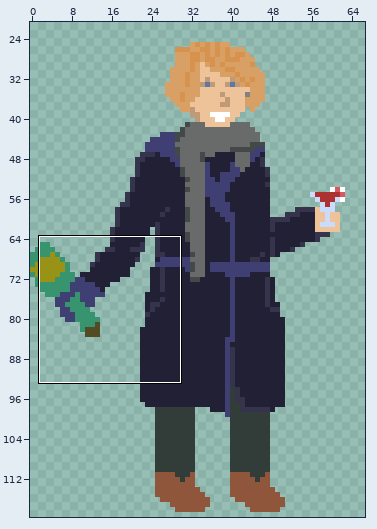
Two versions of one pixel-art file, Assets/Images/Enemy/WHAM.aseprite. The first picture is a wide view before the edit; the outline marks the close-up.
Close-up. Before the edit:
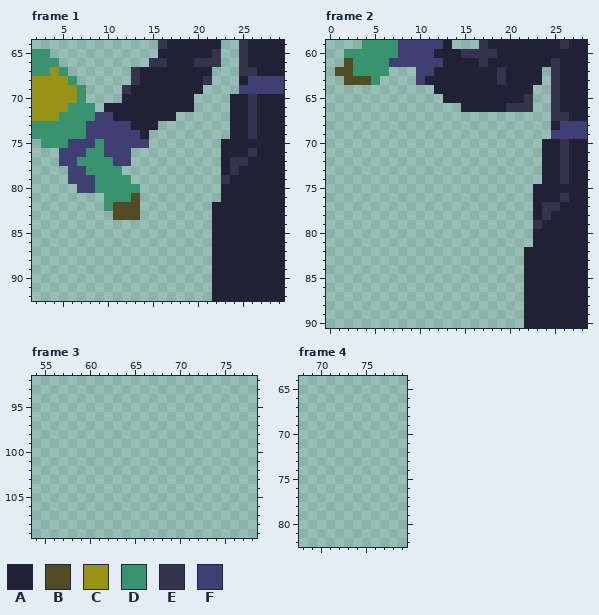
80x120 pixels, 4 frames. Shown: frame 1: x 2..29, y 64..92; frame 2: x 0..28, y 59..90; frame 3: x 54..78, y 92..109; frame 4: x 68..79, y 64..82. The wide view leaves out empty margins. The commit also changed other frames or places, which this record leaves out.
Palette (. is transparent): A #222034  B #524b24  C #989217  D #37946e  E #36334c  F #3f3f74
Pixels before, frame 1, first column x 2:
64 ..............EAAAAAA..EAAAA
65 DD............AAAAAAE..EAAAA
66 DDD..........EEAAAEEE..EAAAA
67 DDCD.......EAAAAAAAA...EEAAA
68 CCCCD......EAAAAAAAE...AFFFF
69 CCCCCD....EAAAAAAAA....FFFFF
70 CCCCCD....AAAAAAAA....AAEAAA
71 CCCCDDD.AAAAAAAAAA....AAEAAA
72 CCCDDDDFFAAAAAAA......AAEAAA
73 DDDDDDFFFFFAAA........AAEAAA
74 DDDDDDFFFFFFA.........AAEAAA
75 .DDDFFFDFFFFF........AAAAAAA
76 ...FFFDDFFF..........AAAEAAA
77 ...FFDDDDFF..........AEEAAAA
78 ....FFDDDD...........AEAAAAA
79 ....FFFDDDD..........EAAAAAA
80 .....FFDDDDD.........AAAAAAA
81 ........DDDB.........AAAAAAA
82 ........DBBB........AAAAAAAA
83 .........BBB........AAAAAAAA
84 ....................AAAAAAAA
85 ....................AAAAAAAA
86 ....................AAAAAAAA
87 ....................AAAAAAAA
88 ....................AAAAAAAA
89 ....................AAAAAAAA
90 ....................AAAAAAAA
91 ....................AAAAAAAA
92 ....................AAAAAAAA
Pixels before, frame 2, first column x 1:
59 ...DDDDFFFFFA...EAAAAAAAAEAA
60 .DDDDDDFFFFAAAEEEEAAAAAAAAAA
61 .BDDDDFFFFFFAAAAEAAAAAAAEAAA
62 BBDDDD...FFAAAAAAAEAAAA.EAAA
63 .BBBD....FAAAAAAAAEAAAA.EAAA
64 ...........AAAAAAAAAAA..EAAA
65 ............AAAAAAAAAE..EAAA
66 ..............AAAAAEEE..EAAA
67 ........................EEAA
68 ........................AFFF
69 ........................FFFF
70 .......................AAEAA
71 .......................AAEAA
72 .......................AAEAA
73 .......................AAEAA
74 .......................AAEAA
75 ......................AAAAAA
76 ......................AAAEAA
77 ......................AEEAAA
78 ......................AEAAAA
79 ......................EAAAAA
80 ......................AAAAAA
81 ......................AAAAAA
82 .....................AAAAAAA
83 .....................AAAAAAA
84 .....................AAAAAAA
85 .....................AAAAAAA
86 .....................AAAAAAA
87 .....................AAAAAAA
88 .....................AAAAAAA
89 .....................AAAAAAA
90 .....................AAAAAAA
Now the later version:
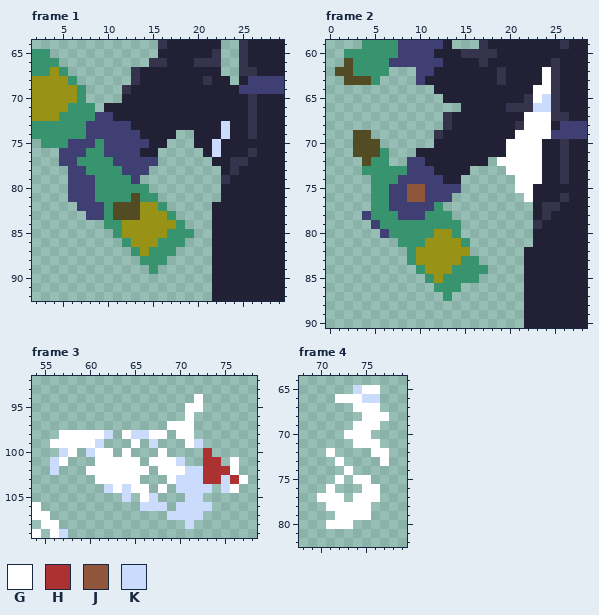
Colours new in this view: G #ffffff  H #ac3232  J #8f563b  K #cbdbfc
Log entry: added wham added empty scary too
The exact change:
layer "idle" now shown
layer "DEATH" added
layer "tell1" now shown
layer "tell 2" now shown
layer "cork attack" now shown
Frame 1, layers "cork attack", "DEATH":
y 67: x 22 . -> A
y 68: x 22..23 .. -> AA
y 69: x 21..24 .... -> AAAA
y 70..71: x 20..23 .... -> AAAA
y 72: x 18..23 ...... -> AAAAAA
y 73: x 16..23 ........ -> AAAAAAAK
y 74: x 15..17 ... -> AAA; x 20..23 .... -> AAAK
y 75: x 15..16 .. -> AA; x 20..22 ... -> AAK
y 76: x 13..15 ... -> FAA; x 21..22 .. -> AK
y 77: x 13..15 ... -> FFF; x 22 . -> A
y 78: x 12..14 ... -> FFF
y 79: x 13 . -> F
y 80: x 6 . -> F; x 14 . -> D
y 81: x 6..9 .... -> FFFD; x 14..15 .. -> DD
y 82: x 7..9 ... -> FFF; x 14..16 ... -> CCD
y 83: x 8..10 ... -> FFD; x 14..17 .... -> CCCD
y 84: x 10..18 ......... -> DDCCCCCCD
y 85: x 11..19 ......... -> DCCCCCDDD
y 86: x 12..18 ....... -> DCCCDDD
y 87: x 13..17 ..... -> DCDDD
y 88: x 14..16 ... -> DDD
y 89: x 15 . -> D
Frame 2, layers "cork attack", "tell 2", "DEATH":
y 62..63: x 24 . -> G
y 64: x 23..24 .. -> GG
y 65: x 23..24 .. -> GK
y 66: x 23..24 .. -> KK
y 67: x 13..24 ............ -> EAAAAAAAAGGG
y 68: x 13..24 ............ -> EAAAAAAAEGGG
y 69: x 3..4 .. -> BB; x 12..24 ............. -> EAAAAAAAAGGGG
y 70: x 3..5 ... -> BBB; x 12..23 ............ -> AAAAAAAAGGGG
y 71: x 3..6 .... -> BBBD; x 10..23 .............. -> AAAAAAAAAAGGGG
y 72: x 4..6 ... -> BDD; x 9..17 ......... -> FFAAAAAAA; x 19..23 ..... -> GGGGG
y 73: x 4..15 ............ -> DDDDDFFFAAAA; x 20..23 .... -> GGGG
y 74: x 5..14 .......... -> DDDFFFFFAA; x 21..23 ... -> GGG
y 75: x 5..14 .......... -> DDFFJJFFFF; x 21..22 .. -> GG
y 76: x 5..13 ......... -> DDFFJJFFF; x 22 . -> G
y 77: x 5..12 ........ -> DDFFFFFD
y 78: x 4..13 .......... -> FDDDFFFDDD
y 79: x 5..14 .......... -> FDDDDDDDDD
y 80: x 6..14 ......... -> FDDDDDCCD
y 81: x 8..15 ........ -> DDDCCCCD
y 82: x 9..15 ....... -> DCCCCCC
y 83: x 9..16 ........ -> DCCCCCDD
y 84: x 10..17 ........ -> DCCCDDDD
y 85: x 11..16 ...... -> DCDDDD
y 86: x 12..14 ... -> DDD
y 87: x 13 . -> D
Frame 3, layer "DEATH":
y 94: x 72 . -> G
y 95: x 71..72 .. -> GG
y 96: x 71 . -> G
y 97: x 69..71 ... -> GGG
y 98: x 57..62 ...... -> GGGGGK; x 64..68 ..... -> GKKGG; x 70..71 .. -> GG
y 99: x 56..61 ...... -> GGGGGK; x 65 . -> G; x 67 . -> K; x 71..72 .. -> GK
y 100: x 57..58 .. -> KG; x 60..62 ... -> KGG; x 64 . -> G; x 68 . -> G; x 73 . -> H
y 101: x 56..57 .. -> KG; x 61..65 ..... -> GGGGG; x 67..70 .... -> GGGK; x 73..74 .. -> HH; x 76 . -> G
y 102: x 56 . -> K; x 60..66 ....... -> GGGGGGG; x 68..76 ......... -> GGGKKHHHG
y 103: x 61..65 ..... -> GGGGG; x 69..77 ......... -> GKKKHHKHG
y 104: x 62..66 ..... -> KGKGG; x 68 . -> G; x 70..73 .... -> KKKK; x 75..76 .. -> KG
y 105: x 64 . -> K; x 66..67 .. -> GK; x 71..72 .. -> KK
y 106: x 54 . -> G; x 66..68 ... -> KKK; x 70..73 .... -> KKKK
y 107: x 54..55 .. -> GG; x 69..72 .... -> KKKK
y 108: x 55..56 .. -> GG; x 71 . -> K
y 109: x 54 . -> G; x 56..57 .. -> GK
Frame 4, layer "DEATH":
y 65: x 74..76 ... -> KGG
y 66: x 72..76 ..... -> GGGKK
y 67: x 74..76 ... -> GGG
y 68: x 75..77 ... -> GGG
y 69: x 74..76 ... -> GGG
y 70: x 73..75 ... -> GGG
y 71: x 74..76 ... -> GGG
y 72: x 71 . -> G; x 76..77 .. -> GG
y 73: x 72 . -> G; x 77 . -> G
y 74: x 73 . -> G
y 75: x 72 . -> G; x 74..75 .. -> GG
y 76: x 71 . -> G; x 75..76 .. -> GG
y 77: x 70..72 ... -> GGG; x 74..76 ... -> GGG
y 78: x 71..75 ..... -> GGGGG
y 79: x 72..75 .... -> GGGG
y 80: x 71..73 ... -> GGG
Where, in picture pixels (left, top, right, bottom), the same in both close-ups:
added: (68, 67, 239, 274)
added: (353, 67, 551, 301)
added: (32, 394, 248, 538)
added: (317, 385, 389, 529)
